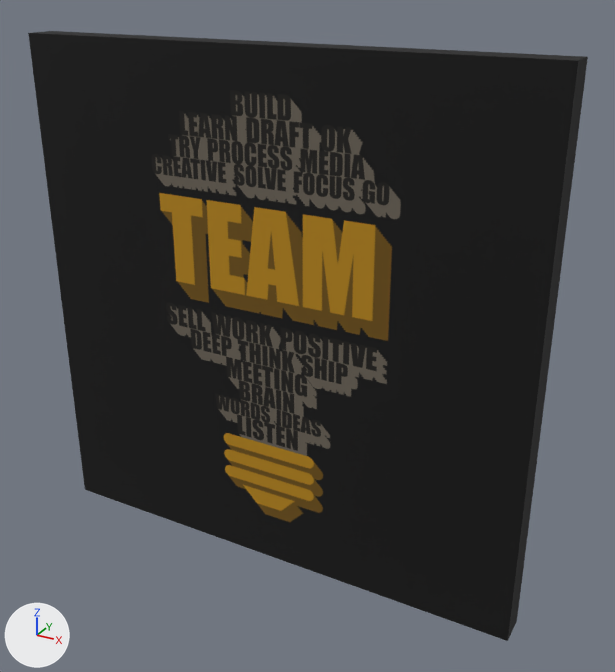
Two versions of the glTF model public/ar/collective/s.glb, one commit apart.
Both versions are drawn from a 50 mm camera at (0.454, -0.764, 0.372) aimed at (0.035, -0.002, -0.009). The axes (+X, +Y, +Z) are drawn at lower left. The lights are the same throughout. The first picture is the older version. Vertices at exactly the same position are counted once.

In view in the first picture: 'Collective'.
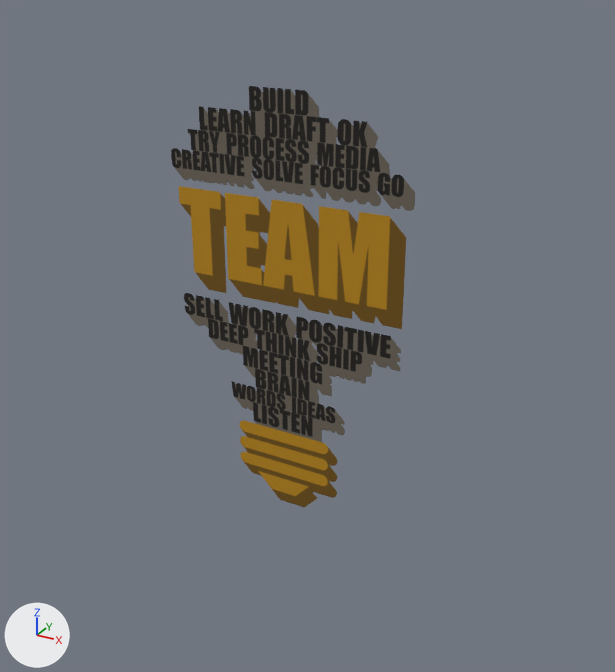
Location of each change, [x1, y1, x2, y2] in pixels of the pictures (615 x 672 px):
'Collective', surface changed, reshaped: before [28, 31, 588, 641]; after [171, 86, 415, 507]

Patch to the scene script:
```diff
--- a/public/ar/collective/s.glb.py
+++ b/public/ar/collective/s.glb.py
@@ mat_artwork @@
 n1 = _N.new('ShaderNodeOutputMaterial'); n1.name = 'Material Output'
+n3 = _N.new('ShaderNodeMath'); n3.name = 'Math'
+n3.operation = 'SUBTRACT'
+n3.inputs[0].default_value = 1.0  # 'Value'
+n4 = _N.new('ShaderNodeMath'); n4.name = 'Math.001'
+n4.operation = 'LESS_THAN'
 n2 = _N.new('ShaderNodeTexImage'); n2.name = 'Image Texture'
@@ mat_artwork @@
 n0 = _N.new('ShaderNodeBsdfPrincipled'); n0.name = 'Principled BSDF'
 _L.new(n2.outputs[0], n0.inputs[0])  # 'Color' to 'Base Color'
+_L.new(n3.outputs[0], n0.inputs[4])  # 'Value' to 'Alpha'
+_L.new(n4.outputs[0], n3.inputs[1])  # 'Value' to 'Value'
+_L.new(n2.outputs[1], n4.inputs[0])  # 'Alpha' to 'Value'
@@ me_collective @@
 # used by ob_collective; location = (0.0, 0.0, 0.0)
-me_collective.from_pydata(...)  # 8 vertices, 12 faces; spans x -0.3..0.3, y -0.035..0.0, z -0.3..0.3
+me_collective.from_pydata(...)  # 4 vertices, 2 faces; spans x -0.3..0.3, y 0.0, z -0.3..0.3
+# me_collective part 1
+# 4 vertices are removed from x -0.3..0.3, y -0.035, z -0.3..0.3
+# 12 faces are deleted
+# 2 new faces join them
 me_collective.materials.append(mat_artwork)
```
